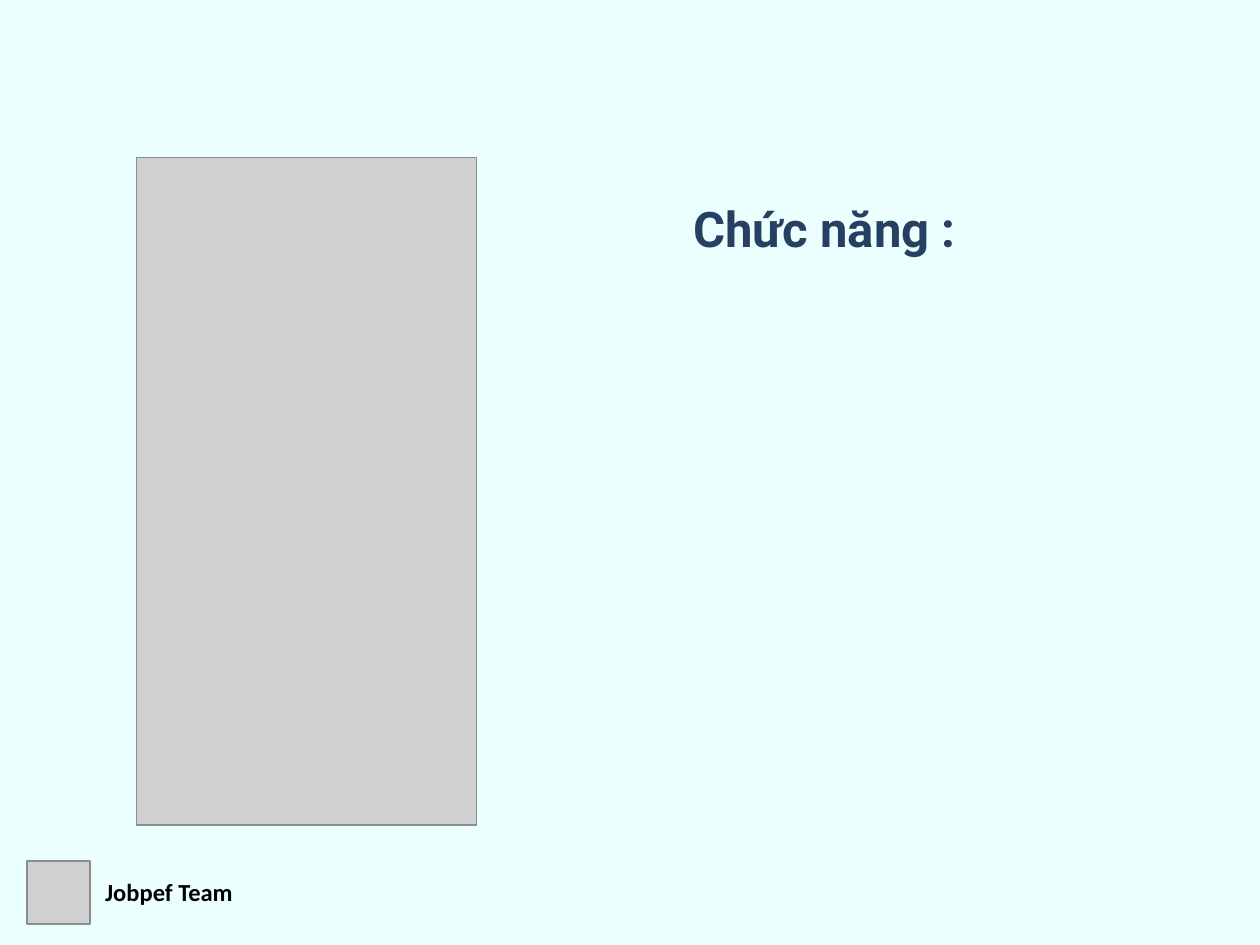
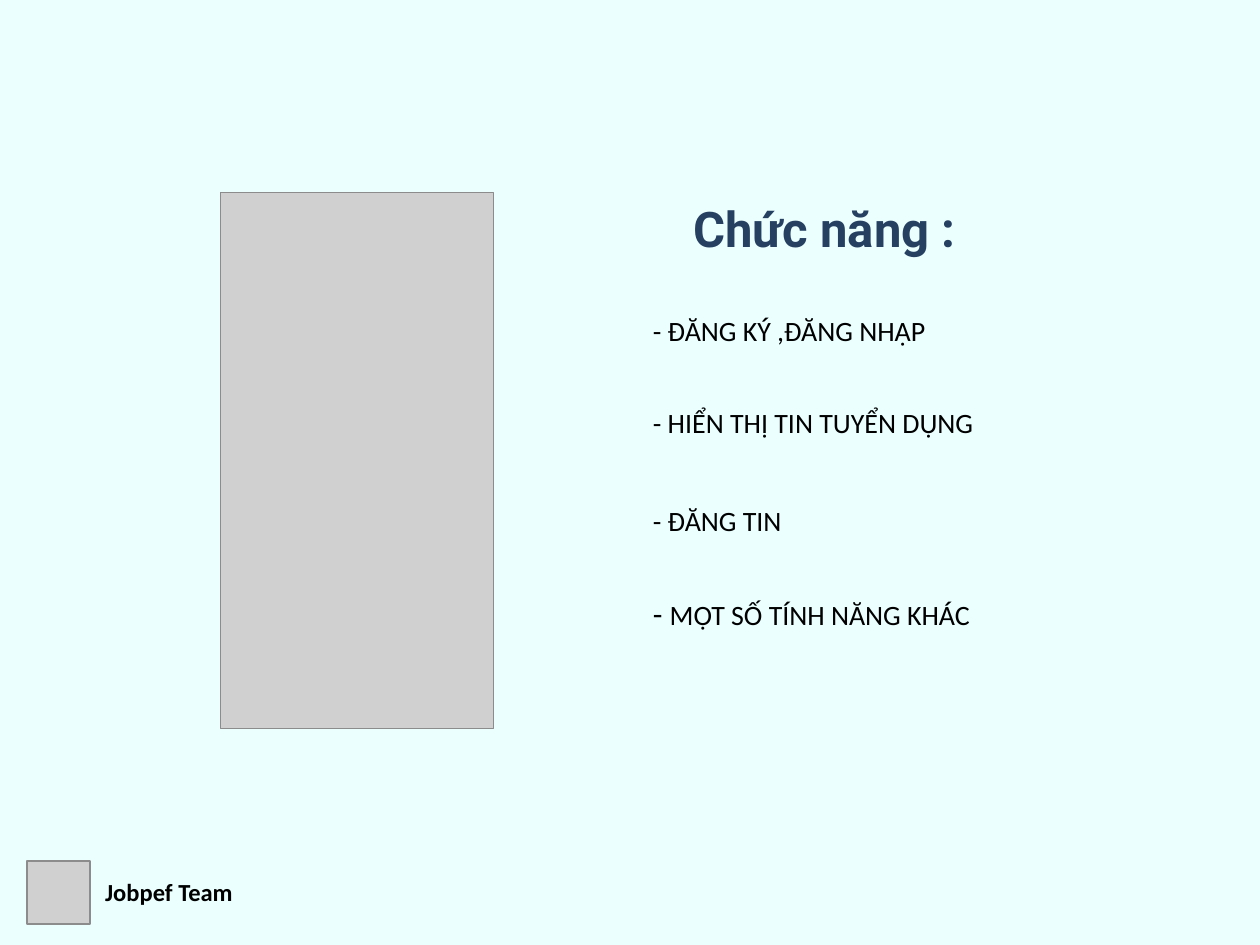
Before and after one commit to quangnv94/JobsPef, a slide deck: slide 5 of 01-Document/Preview.pptx. Drawn at 1260x945 pixels with LibreOffice and Linux fonts; fonts in the diff are those of the drawing; grey boxes stand for pictures. Boxes give left, top, right and bottom in pixels: in the first picture for what was removed or moved away, otherwise in the second. Text is boxed around its words. In the diff, an @@ line names an element or a change of style, - is before the commit and + after.

```diff
--- a/01-Document/Preview.pptx
+++ b/01-Document/Preview.pptx
@@ picture: place and size @@
-picture at (136,158,476,825)
+picture at (220,193,493,728)
@@ text added at (668,318,925,346), 16 pt, text #000000 @@
+- ĐĂNG KÝ ,ĐĂNG NHẬP
@@ text added at (668,409,973,438), 16 pt, text #000000 @@
+- HIỂN THỊ TIN TUYỂN DỤNG
@@ text added at (668,508,782,531), 16 pt, text #000000 @@
+- ĐĂNG TIN
@@ text added at (670,602,970,630), 16 pt, text #000000 @@
+- MỘT SỐ TÍNH NĂNG KHÁC
```
Also in this commit, not shown: 3 other slides changed, 3 slides added.
